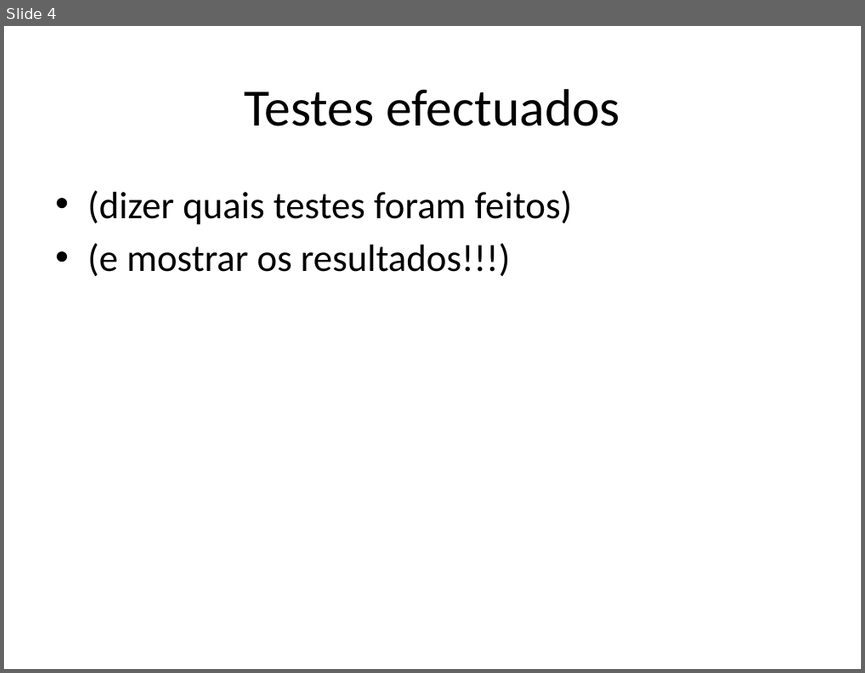
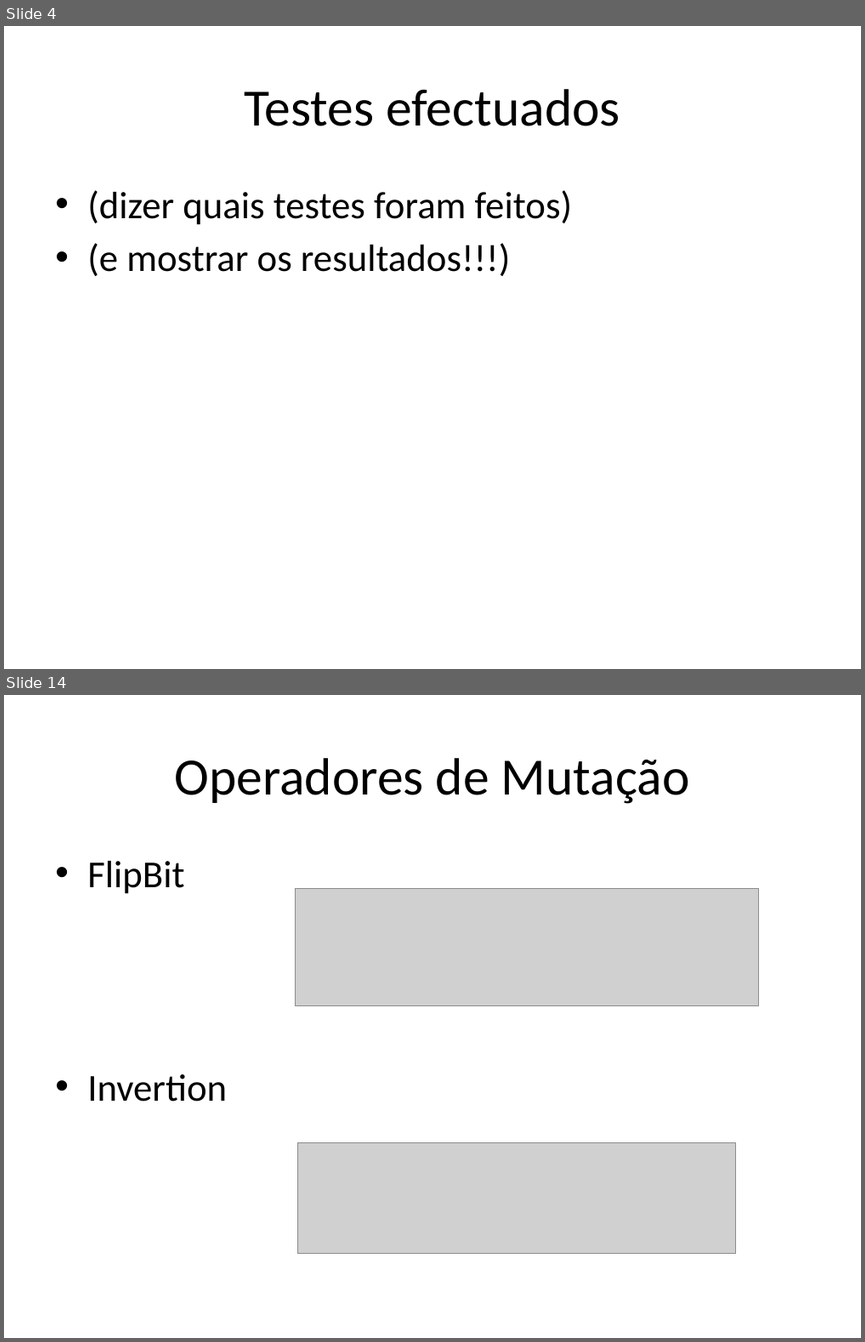
Before and after one commit to iptomar/genetic_11-12, a slide deck: ApresentacaoRelatorio_PSI_GeneticLAB.pptx. Shown one above the other, each under a label of ours: slide 4 before the commit, slides 4 and 14 after it; the slides between them are not shown. The pictures are 865x673 and 865x1342 pixels, drawn with LibreOffice and Linux fonts; fonts in the diff are those of the drawing; grey boxes stand for pictures. Boxes give left, top, right and bottom in pixels: in the first picture for what was removed or moved away, otherwise in the second. Text is boxed around its words. In the diff, an @@ line names an element or a change of style, - is before the commit and + after.

```diff
--- a/ApresentacaoRelatorio_PSI_GeneticLAB.pptx
+++ b/ApresentacaoRelatorio_PSI_GeneticLAB.pptx
@@ slide 14 added at [4, 695, 861, 1338], background #FFFFFF @@
@@ title added at [174, 758, 690, 804], 44 pt, text #000000 @@
+Operadores de Mutação
@@ text added at [87, 861, 227, 1101], 32 pt, text #000000 @@
+• FlipBit
+• Invertion
@@ picture added at [296, 888, 759, 1005] @@
@@ picture added at [298, 1142, 736, 1253] @@
```
Also in this commit, not shown: 1 slide changed, 15 other slides added.
